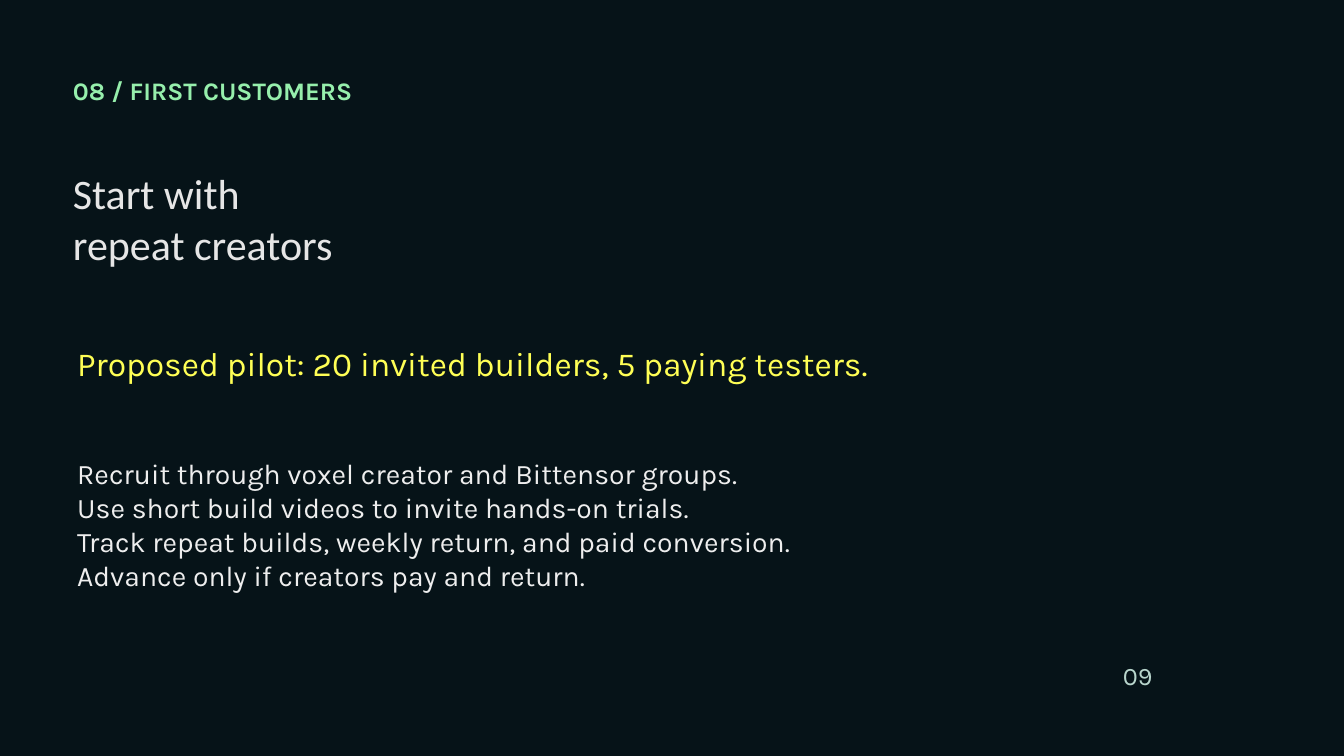
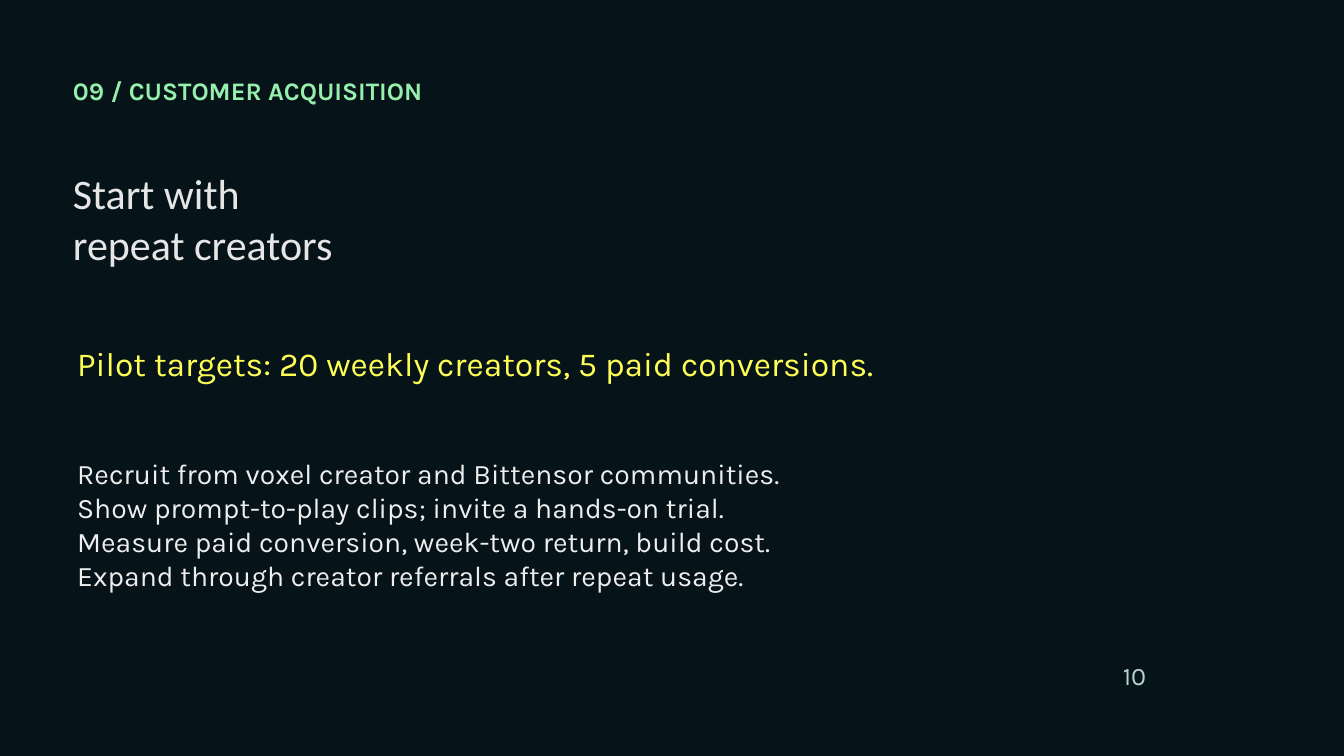
Before and after one commit to Nakshatra05/tensorcraft-bittensor, a slide deck: slide 10 of presentation/TensorCraft-Bittensor-Pitch.pptx (slide 9 before the commit). Drawn at 1344x756 pixels with LibreOffice and Linux fonts; fonts in the diff are those of the drawing; background and template pictures are left out. Boxes give left, top, right and bottom in pixels: in the first picture for what was removed or moved away, otherwise in the second. Text is boxed around its words. In the diff, an @@ line names an element or a change of style, - is before the commit and + after.

Commit message:
Strengthen competitive positioning and Bittensor revenue model

```diff
--- a/presentation/TensorCraft-Bittensor-Pitch.pptx
+++ b/presentation/TensorCraft-Bittensor-Pitch.pptx
@@ text at box(73, 83, 422, 105): text changed @@
-08 / FIRST CUSTOMERS
+09 / CUSTOMER ACQUISITION
@@ text at box(77, 353, 873, 385): text changed @@
-Proposed pilot: 20 invited builders, 5 paying testers.
+Pilot targets: 20 weekly creators, 5 paid conversions.
@@ text at box(77, 464, 780, 593): text changed @@
-Recruit through voxel creator and Bittensor groups.
-Use short build videos to invite hands-on trials.
-Track repeat builds, weekly return, and paid conversion.
-Advance only if creators pay and return.
+Recruit from voxel creator and Bittensor communities.
+Show prompt-to-play clips; invite a hands-on trial.
+Measure paid conversion, week-two return, build cost.
+Expand through creator referrals after repeat usage.
@@ text at box(1123, 669, 1146, 686): text changed @@
-09
+10
```
Also in this commit, not shown: 5 other slides changed, 3 slides added, 2 slides removed.
